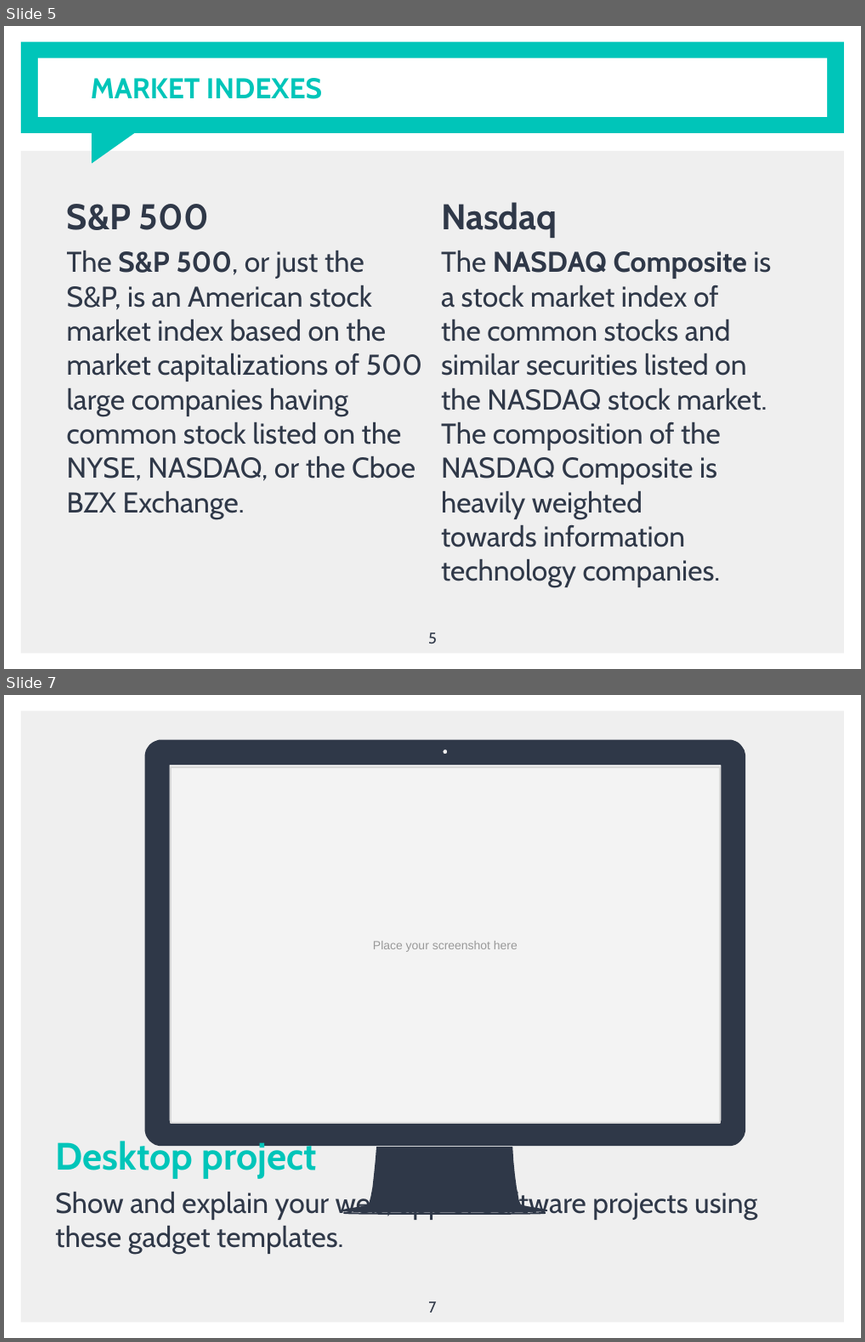
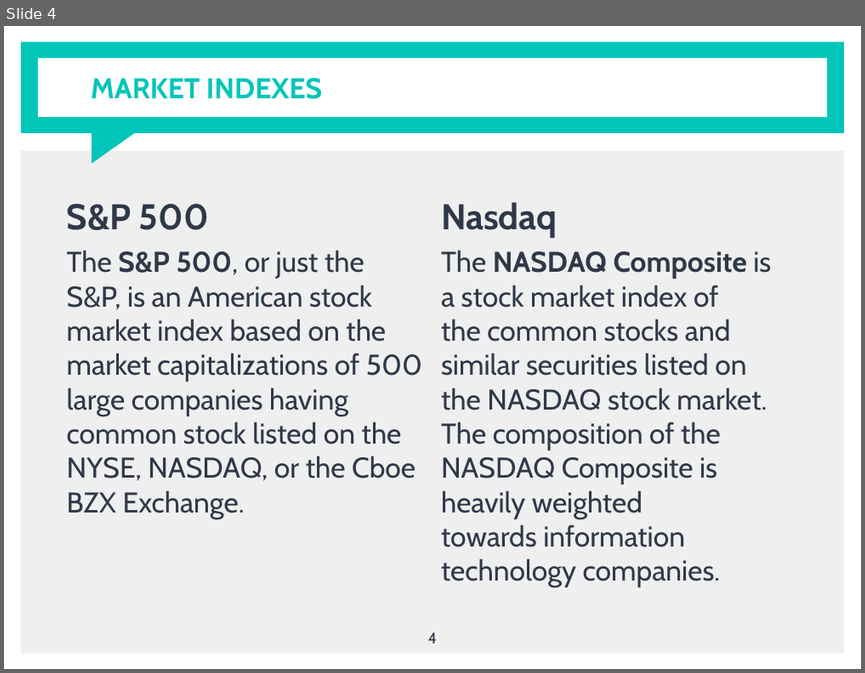
Before and after one commit to jsialcalde/news_project, a slide deck: News Project Presentation.pptx. Shown one above the other, each under a label of ours: slides 5 and 7 before the commit, slide 4 after it; the slides between them are not shown. The pictures are 865x1342 and 865x673 pixels, drawn with LibreOffice and Linux fonts; fonts in the diff are those of the drawing. Boxes give left, top, right and bottom in pixels: in the first picture for what was removed or moved away, otherwise in the second. Text is boxed around its words. In the diff, an @@ line names an element or a change of style, - is before the commit and + after.

```diff
--- a/News Project Presentation.pptx
+++ b/News Project Presentation.pptx
@@ slide 7 removed at (4, 695, 861, 1338), background #FFFFFF @@
@@ rectangle removed at (21, 710, 844, 1321) @@
@@ freeform shape removed at (144, 739, 745, 1214) @@
@@ rectangle removed at (171, 767, 720, 1123) @@
-Place your screenshot here
@@ text removed at (55, 1137, 757, 1253) @@
-Desktop project
-Show and explain your web, app or software projects using these gadget templates.
@@ page number removed at (428, 1301, 436, 1312) @@
-7
@@ what was slide 5 is now slide 4 @@
@@ page number at (428, 632, 437, 643): text changed @@
-5
+4
```
Also in this commit, not shown: 1 slide changed, 6 slides added, 5 other slides removed.
